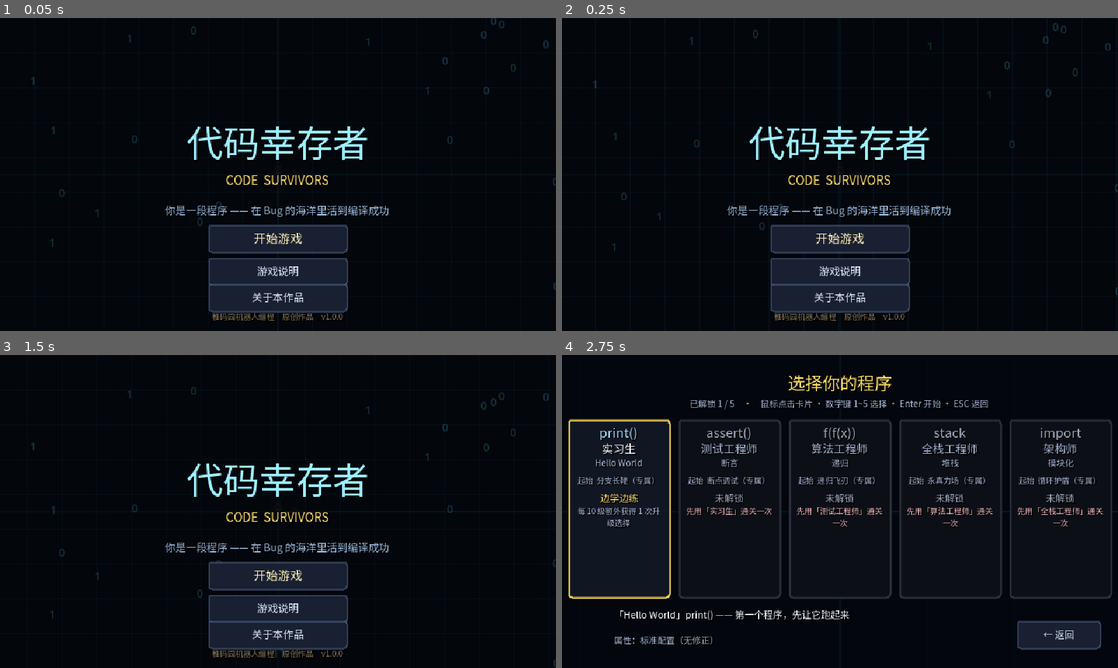
Above: before the commit, frames 1-4 (two rows, left to right).
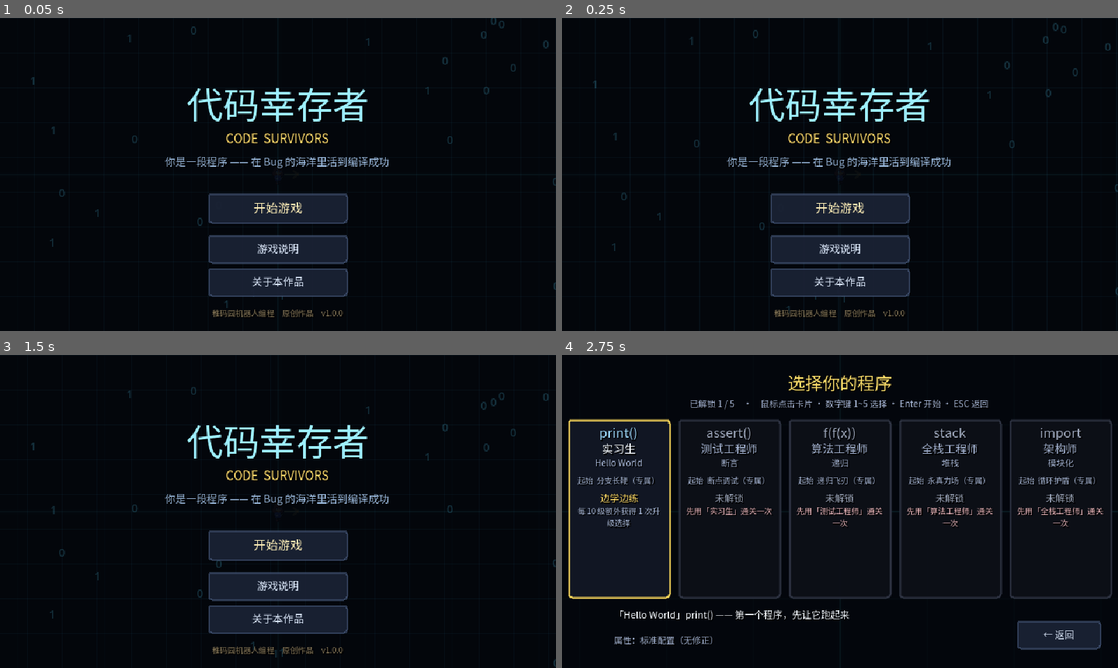
Above: after the commit, the same moments.

Repository: xy5945/CodeSurvivors
Game: Godot game, scene res://main.tscn
Two runs of this game, one before a commit and one after it. Both use one fixed random seed, a clock stepped at 60 frames per second and the inputs below.
Inputs:
- Up to frame 1 (0.05 s): no input
- Up to frame 2 (0.25 s): no input
- Up to frame 3 (1.5 s): click "开始游戏" at 0.5 s; click "← 返回" at 1.25 s
- Up to frame 4 (2.75 s): click "开始游戏" at 2 s

The runs differ from the first frame. In frame 1, 11% of the frame differs, in the area x 29-70%, y 22-97%; in frame 2, 11%; in frame 3, 11%; in frame 4, nothing differs.

Commit message:
标题页纵向重排：标题上移、按钮区拉开、落款独立留白
用户反馈拥挤：标题 118 起、按钮底 332、落款顶 338 —— 只有 6px，
落款贴着「关于本作品」像它的说明文字。
重排（视口 360 高）：标题 74 / 副标 130 / 说明 158，
按钮 202/250/288（高 34/28/28，统一 12px 间距），
落款 334 —— 与按钮区隔 18px、离视口底 12px，三个区块各有呼吸空间。
--uitest 回归全绿，截图人工核对

Diff:
--- a/ui/title_ui.gd
+++ b/ui/title_ui.gd
@@ -74,7 +74,7 @@
 	title.text = TITLE_TEXT
 	UiFont.apply(title, 42, C_TITLE)
 	title.horizontal_alignment = HORIZONTAL_ALIGNMENT_CENTER
-	title.position = Vector2(0.0, 118.0)
+	title.position = Vector2(0.0, 74.0)
 	title.size = Vector2(640.0, 54.0)
 	root.add_child(title)
 
@@ -82,7 +82,7 @@
 	sub.text = SUB_TEXT
 	UiFont.apply(sub, 14, C_SUB)
 	sub.horizontal_alignment = HORIZONTAL_ALIGNMENT_CENTER
-	sub.position = Vector2(0.0, 178.0)
+	sub.position = Vector2(0.0, 130.0)
 	sub.size = Vector2(640.0, 22.0)
 	root.add_child(sub)
 
@@ -90,7 +90,7 @@
 	desc.text = DESC_TEXT
 	UiFont.apply(desc, 12, C_DIM)
 	desc.horizontal_alignment = HORIZONTAL_ALIGNMENT_CENTER
-	desc.position = Vector2(0.0, 214.0)
+	desc.position = Vector2(0.0, 158.0)
 	desc.size = Vector2(640.0, 20.0)
 	root.add_child(desc)
 
@@ -98,29 +98,30 @@
 	# 而且说明页没有入口 —— 想看武器表只能先开一局。
 	# 「关于本作品」放最后：它是品牌页，不是玩法入口，点了会离开这条主线。
 	var start_btn := UiFont.make_button("开始游戏", 14, Color(1.0, 0.94, 0.72, 1.0))
-	start_btn.position = Vector2(240.0, 238.0)
-	start_btn.size = Vector2(160.0, 32.0)
+	start_btn.position = Vector2(240.0, 202.0)
+	start_btn.size = Vector2(160.0, 34.0)
 	start_btn.pressed.connect(func() -> void: _confirm())
 	root.add_child(start_btn)
 
 	var help_btn := UiFont.make_button("游戏说明", 12)
-	help_btn.position = Vector2(240.0, 276.0)
-	help_btn.size = Vector2(160.0, 26.0)
+	help_btn.position = Vector2(240.0, 250.0)
+	help_btn.size = Vector2(160.0, 28.0)
 	help_btn.pressed.connect(func() -> void: help_requested.emit())
 	root.add_child(help_btn)
 
 	var about_btn := UiFont.make_button("关于本作品", 12)
-	about_btn.position = Vector2(240.0, 306.0)
-	about_btn.size = Vector2(160.0, 26.0)
+	about_btn.position = Vector2(240.0, 288.0)
+	about_btn.size = Vector2(160.0, 28.0)
 	about_btn.pressed.connect(func() -> void: about_requested.emit())
 	root.add_child(about_btn)
 
-	# 落款压在 338：再往下就出视口了（360 高）
+	# 落款是"签名"，不是正文：和按钮区隔 18px、离视口底留 14px，
+	# 贴着按钮会被当成第三个按钮的说明文字。
 	var footer := Label.new()
 	footer.text = FOOTER_TEXT
 	UiFont.apply(footer, 9, C_FOOTER)
 	footer.horizontal_alignment = HORIZONTAL_ALIGNMENT_CENTER
-	footer.position = Vector2(0.0, 338.0)
+	footer.position = Vector2(0.0, 334.0)
 	footer.size = Vector2(640.0, 14.0)
 	root.add_child(footer)
 
